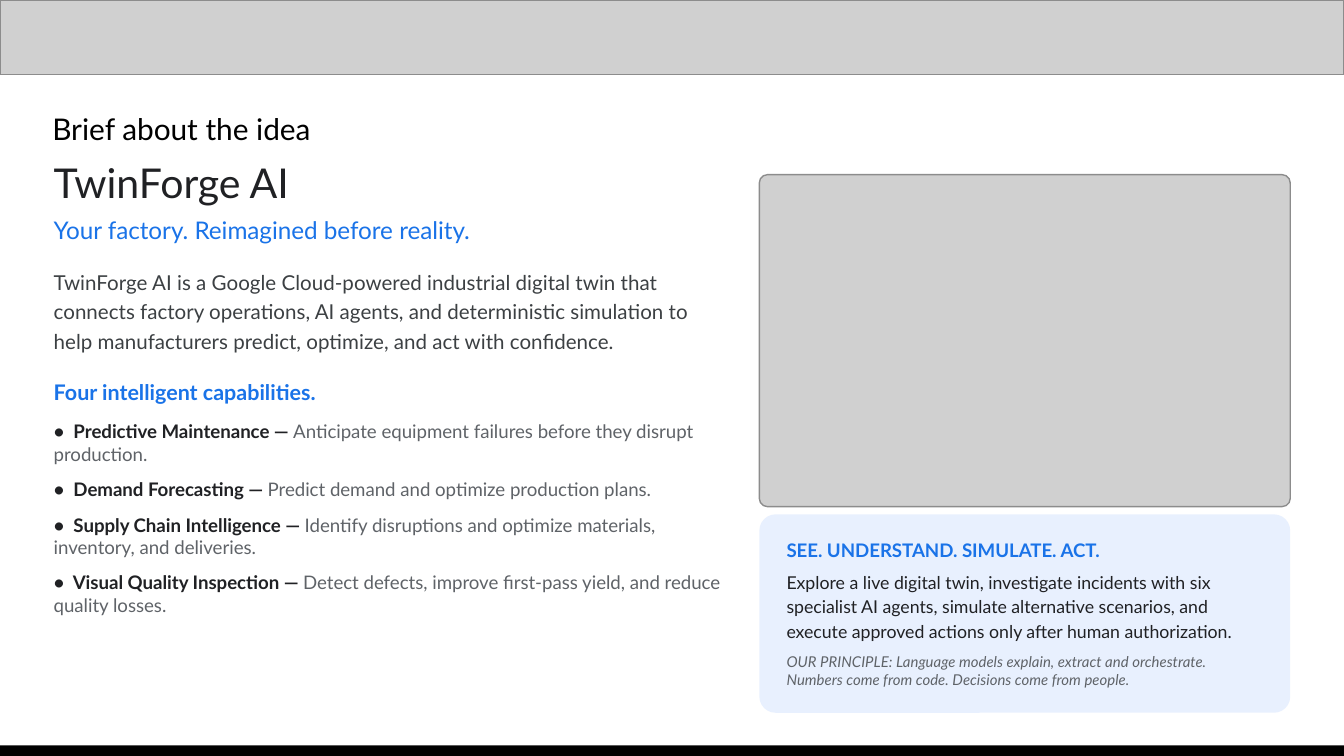
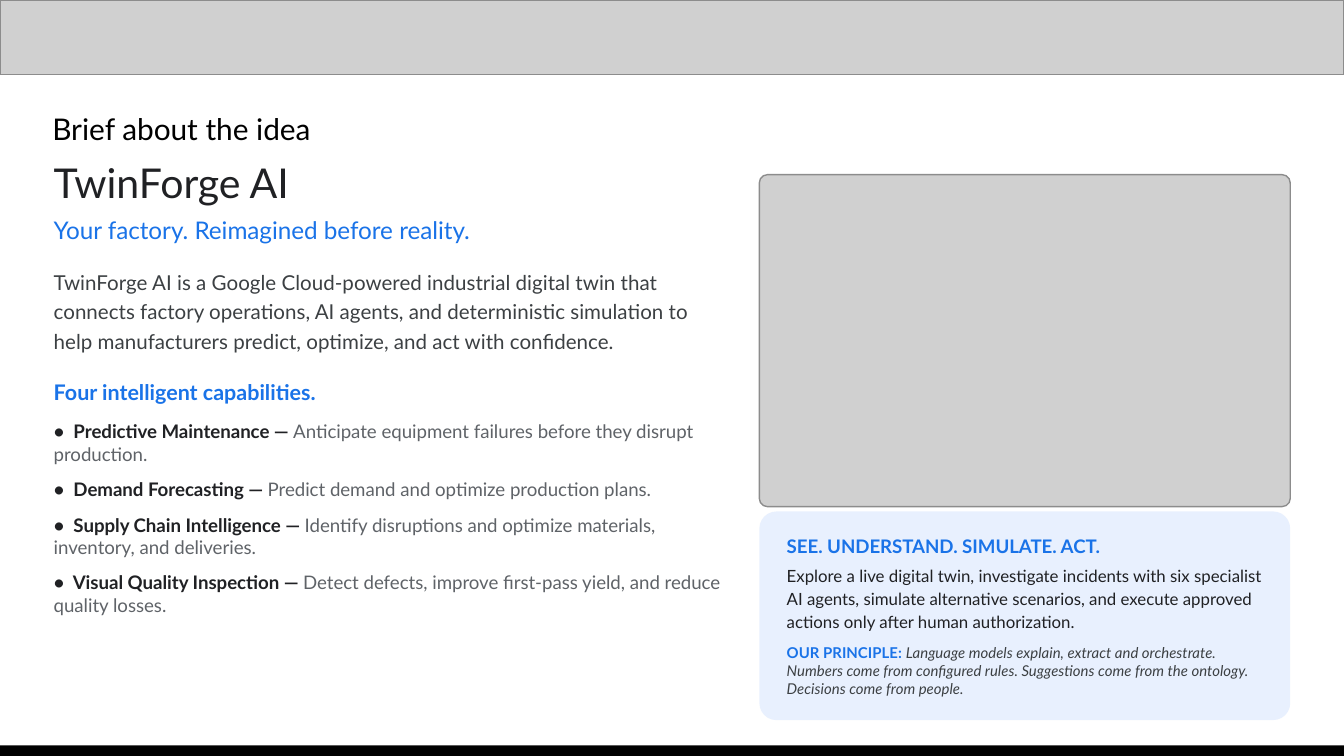
Before and after one commit to The-OWLabs/twin-forge-ai, a slide deck: slide 2 of docs/TwinForge_AI_Builder_Cup.pptx. Drawn at 1344x756 pixels with LibreOffice and Linux fonts; fonts in the diff are those of the drawing; grey boxes stand for pictures. Boxes give left, top, right and bottom in pixels: in the first picture for what was removed or moved away, otherwise in the second. Text is boxed around its words. In the diff, an @@ line names an element or a change of style, - is before the commit and + after.

Commit message:
docs: update core principle across presentation deck and architecture documentation

```diff
--- a/docs/TwinForge_AI_Builder_Cup.pptx
+++ b/docs/TwinForge_AI_Builder_Cup.pptx
@@ rounded rectangle "SEE. UNDERSTAND. SIMULATE. ACT.": place and size @@
-rounded rectangle "SEE. UNDERSTAND. SIMULATE. ACT." at <box>759,515,1290,714</box>
+rounded rectangle "SEE. UNDERSTAND. SIMULATE. ACT." at <box>759,512,1290,720</box>
@@ text in rounded rectangle at <box>787,539,1261,631</box>: size 9.5 to 9 pt in "Explore a live digital twin, investigate incidents ..."; less space between paragraphs @@
@@ text in rounded rectangle at <box>787,647,1249,697</box>: text changed; text colour #5F6368 to #3C4043 @@
-OUR PRINCIPLE: Language models explain, extract and orchestrate. Numbers come from code. Decisions come from people.
+OUR PRINCIPLE: Language models explain, extract and orchestrate. Numbers come from configured rules. Suggestions come from the ontology. Decisions come from people.
```
Also in this commit, not shown: 1 other slide changed, 1 other file.
